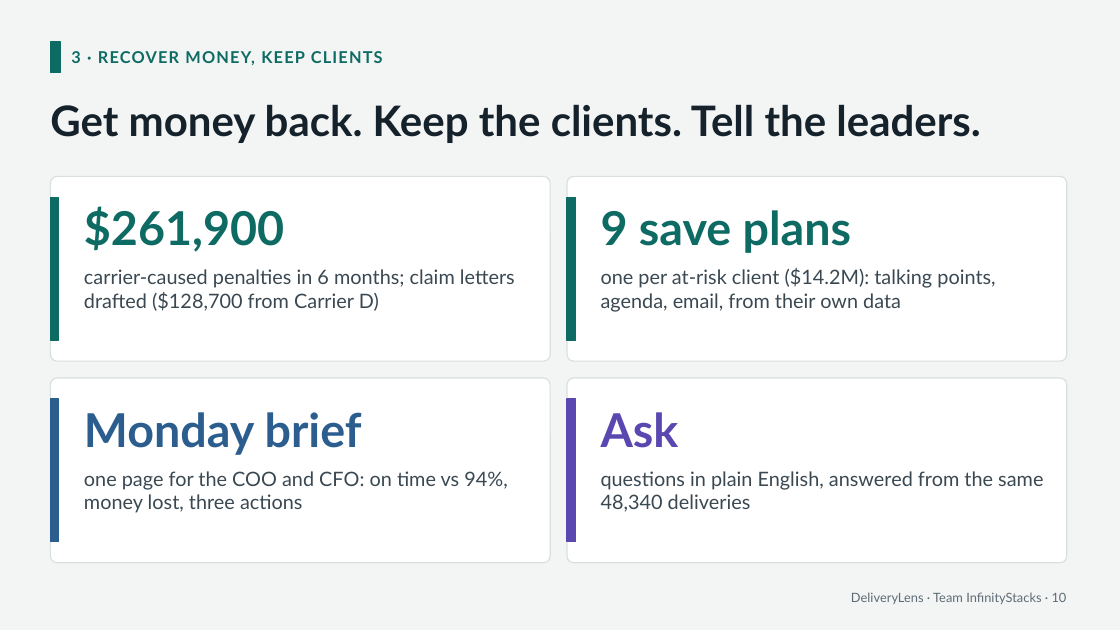
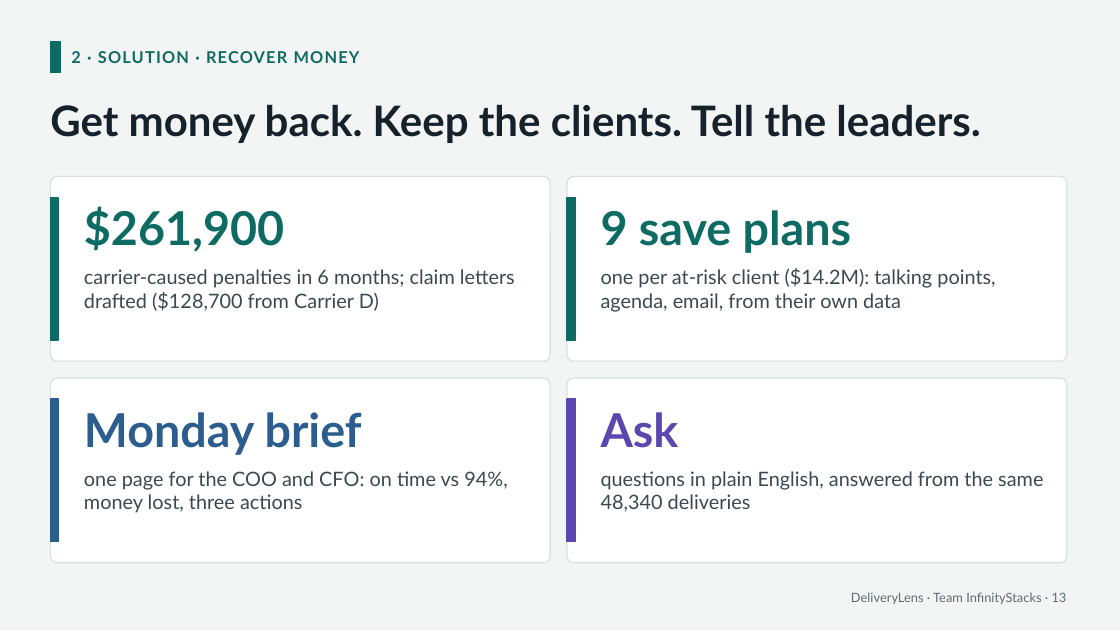
Before and after one commit to saimuthiki/halcyon-deliverylens, a slide deck: slide 13 of deck/DeliveryLens-pitch.pptx (slide 10 before the commit). Drawn at 1120x630 pixels with LibreOffice and Linux fonts; fonts in the diff are those of the drawing. Boxes give left, top, right and bottom in pixels: in the first picture for what was removed or moved away, otherwise in the second. Text is boxed around its words. In the diff, an @@ line names an element or a change of style, - is before the commit and + after.

```diff
--- a/deck/DeliveryLens-pitch.pptx
+++ b/deck/DeliveryLens-pitch.pptx
@@ text at [71, 51, 360, 63]: text changed @@
-3 · RECOVER MONEY, KEEP CLIENTS
+2 · SOLUTION · RECOVER MONEY
@@ text at [851, 592, 1067, 604]: text changed @@
-DeliveryLens · Team InfinityStacks · 10
+DeliveryLens · Team InfinityStacks · 13
```
Also in this commit, not shown: 13 other slides changed, 13 slides added, 4 other files.
